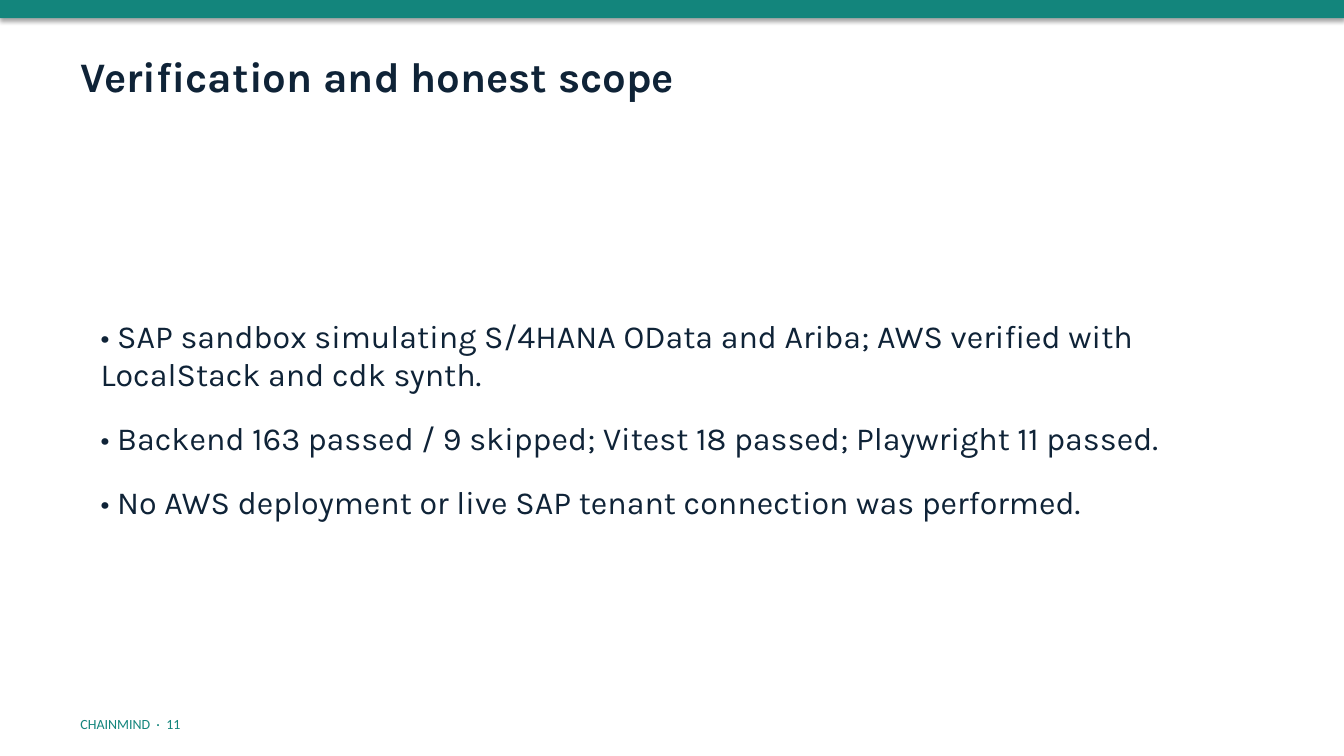
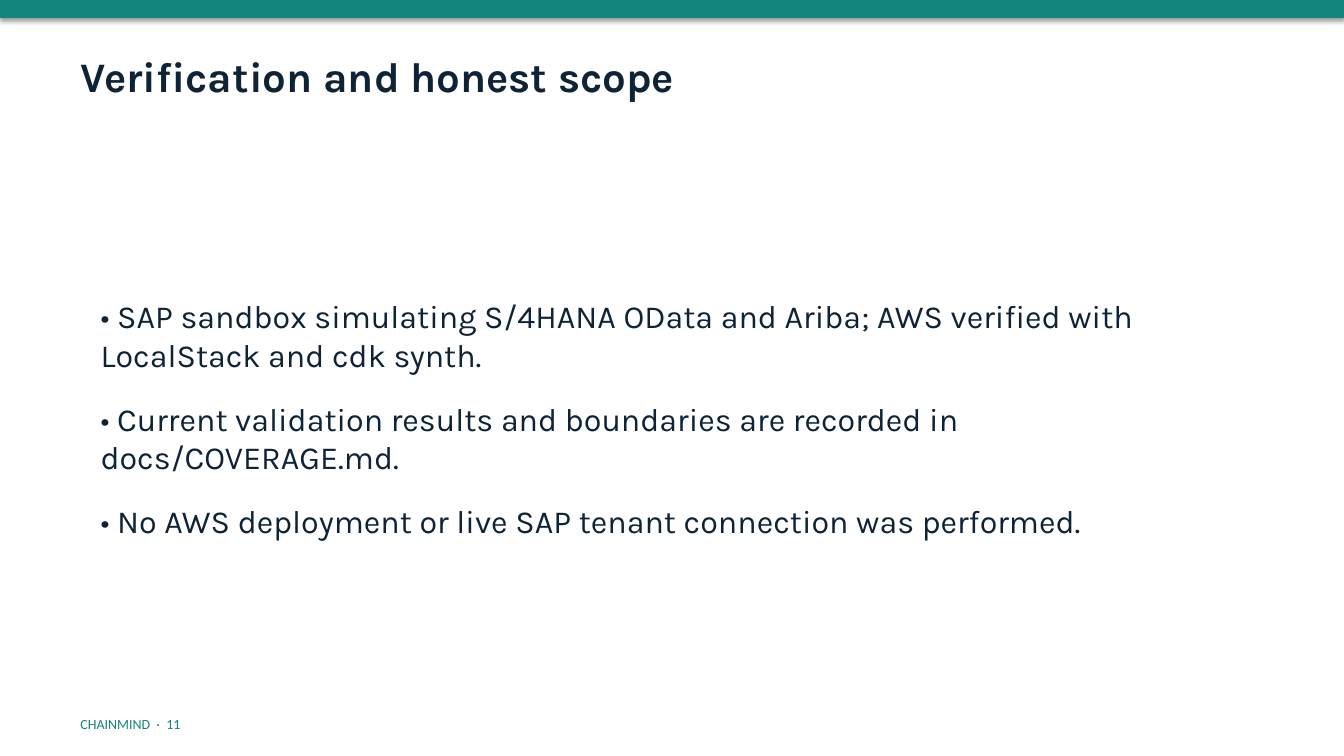
Before and after one commit to Erlangga31/ChainMind, a slide deck: slide 11 of docs/slides/ChainMind_Pitch_EN.pptx. Drawn at 1344x756 pixels with LibreOffice and Linux fonts; fonts in the diff are those of the drawing. Boxes give left, top, right and bottom in pixels: in the first picture for what was removed or moved away, otherwise in the second. Text is boxed around its words. In the diff, an @@ line names an element or a change of style, - is before the commit and + after.

```diff
--- a/docs/slides/ChainMind_Pitch_EN.pptx
+++ b/docs/slides/ChainMind_Pitch_EN.pptx
@@ text at bbox=[101, 409, 958, 472]: text changed @@
-• Backend 163 passed / 9 skipped; Vitest 18 passed; Playwright 11 passed.
+• Current validation results and boundaries are recorded in docs/COVERAGE.md.
```
Also in this commit, not shown: 3 other slides changed, 48 other files.
